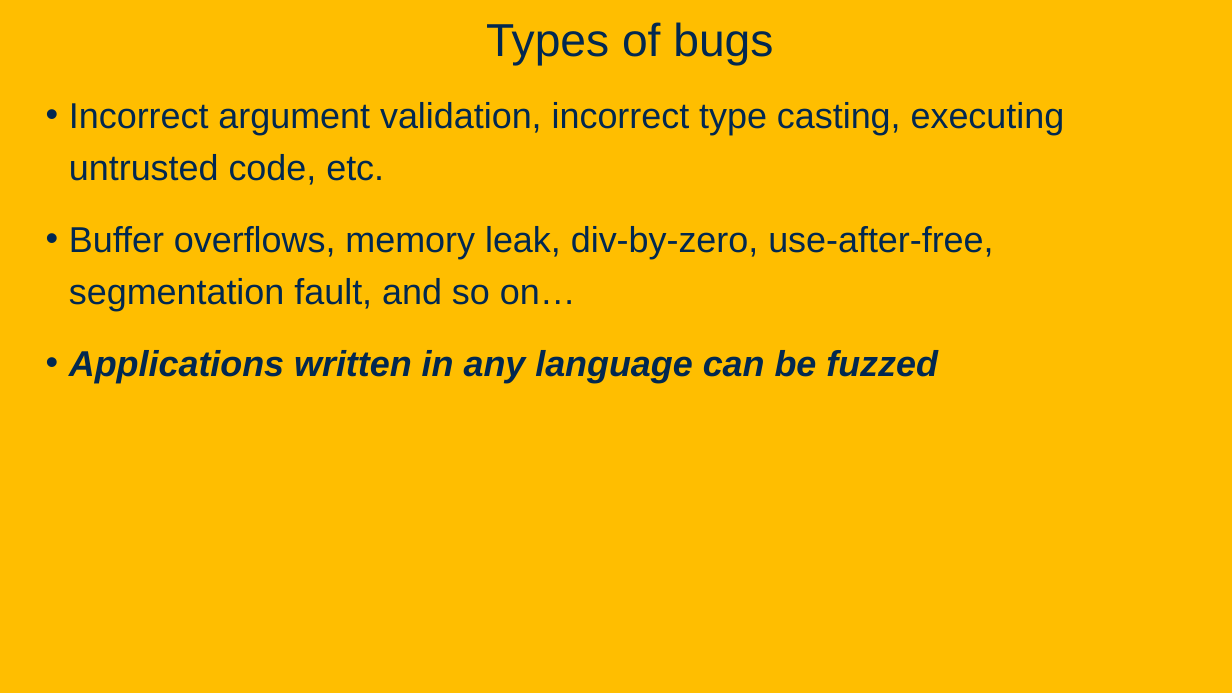
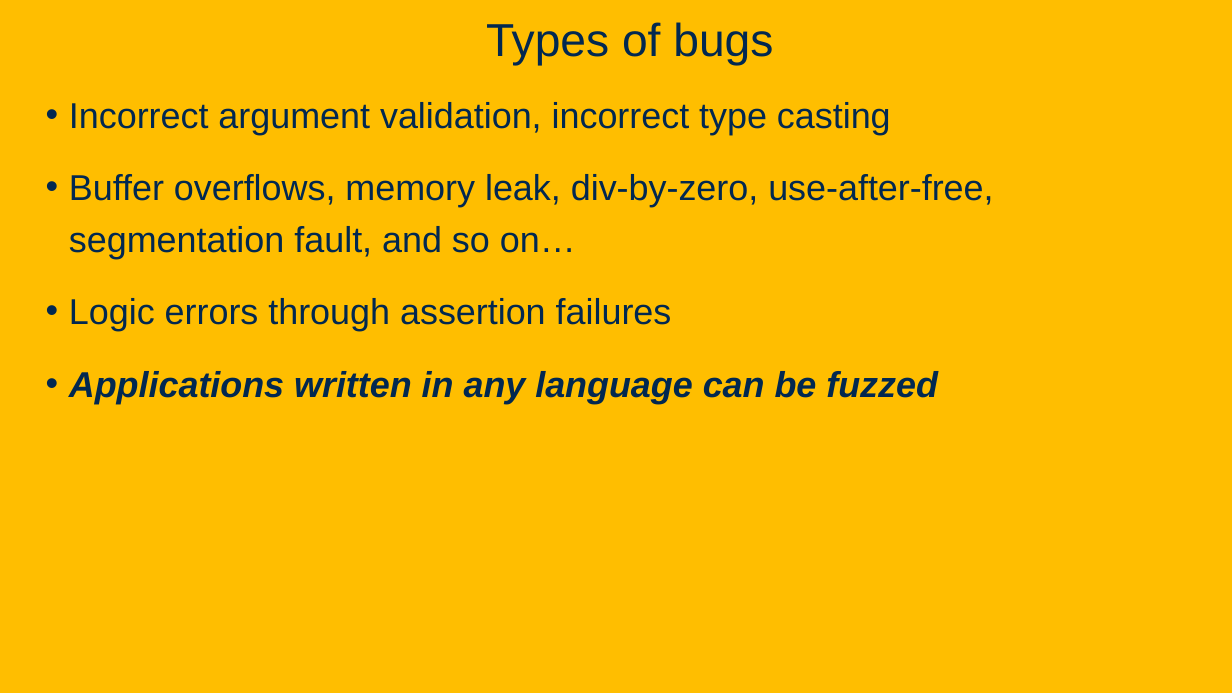
Before and after one commit to davsec-teaching/ecs160-f25, a slide deck: slide 8 of slides/10_fuzzing.pptx (slide 7 before the commit). Drawn at 1232x693 pixels with LibreOffice and Linux fonts; fonts in the diff are those of the drawing; background and template pictures are left out. Boxes give left, top, right and bottom in pixels: in the first picture for what was removed or moved away, otherwise in the second. Text is boxed around its words. In the diff, an @@ line names an element or a change of style, - is before the commit and + after.

```diff
--- a/slides/10_fuzzing.pptx
+++ b/slides/10_fuzzing.pptx
@@ text at (69, 102, 891, 135): text changed @@
-• Incorrect argument validation, incorrect type casting, executing untrusted code, etc.
+• Incorrect argument validation, incorrect type casting
@@ text at (69, 298, 672, 331): paragraph added @@
+• Logic errors through assertion failures
```
Also in this commit, not shown: 4 other slides changed, 7 slides added, 2 slides removed.
